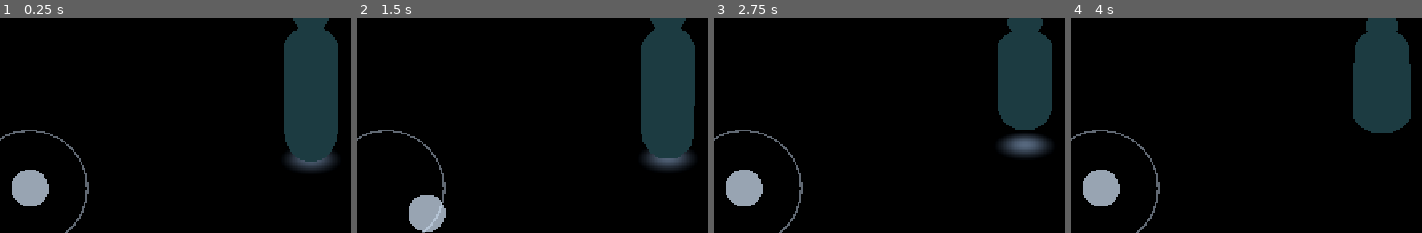
Above: before the commit, frames 1-4 (left to right).
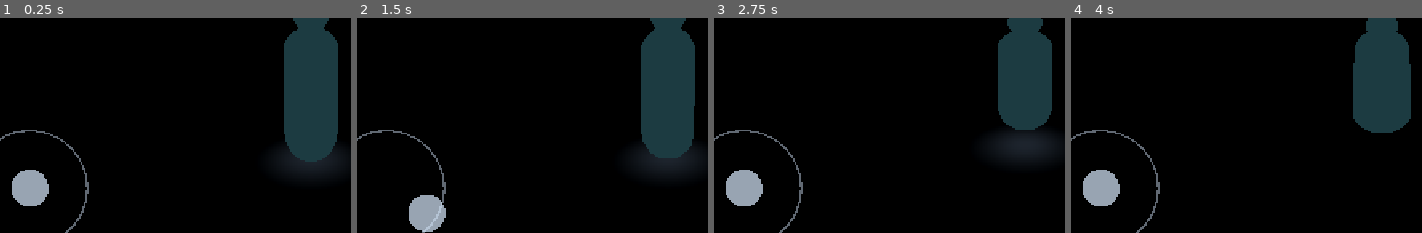
Above: after the commit, the same moments.

Repository: kostablankgl/shadow-of-the-king
Game: Godot game, scene res://main.tscn
The game is run twice, just before and just after one commit, with the same random seed, the same clock (stepped at 60 frames per second) and the same inputs.
Inputs (mouse positions are % of the whole screen's width and height, from its top left):
- Up to frame 1 (0.25 s): no input
- Up to frame 2 (1.5 s): tap Enter at 0.5 s; move the mouse to (74, 36) at 0.52 s; hold D 0.53-1.25 s; hold Ctrl 0.53-1.25 s; click (74, 36) at 0.67 s; tap Space at 0.77, 1.25 s; drag from (26, 48) to (43, 65) at 1.27 s
- Up to frame 3 (2.75 s): move the mouse to (60, 16) at 2.02 s; hold D from 2.03 s (still down); hold Ctrl from 2.03 s (still down)
- Up to frame 4 (4 s): release D at 2.75 s; release Ctrl at 2.75 s; tap Enter at 2.75 s; drag from (43, 65) to (15, 25) at 2.77 s; tap Space at 3.5, 3.77 s; move the mouse to (83, 59) at 3.52 s; hold A from 3.53 s (still down); hold Ctrl from 3.53 s (still down)
The pictures show only the part of the screen within x 5-55%, y 33-83%; the shares and areas given below are measured in that part.

The runs differ from the first frame. In frame 1, 0.4% of the frame differs, in the area x 79-98%, y 61-74%; in frame 2, 0.4%; in frame 3, 0.7%, in the area x 79-98%, y 52-67%; in frame 4, nothing differs.

Commit message:
Обновляет файлов: 5 (тексты, скрипты)

Diff:
--- a/echo_system.gd
+++ b/echo_system.gd
@@ -9,7 +9,7 @@
 const WAVE_WIDTH := 1.2
 const FRESH_TIME := 2.0
 const MEMORY_TIME := 18.0
-const CANE_RADIUS := 0.5
+const CANE_RADIUS := 1.0
 
 var _map_image: Image
 var _map_texture: ImageTexture
@@ -43,7 +43,8 @@
 	_reveal_material.set_shader_parameter("fresh_time", FRESH_TIME)
 	_reveal_material.set_shader_parameter("memory_time", MEMORY_TIME)
 	_reveal_material.set_shader_parameter("cane_radius", CANE_RADIUS)
-	_reveal_material.set_shader_parameter("player_position", _feet_position())
+	_reveal_material.set_shader_parameter("player_position", _head_position())
+	_reveal_material.set_shader_parameter("cane_position", _feet_position())
 
 func emit_echo(origin: Vector3) -> void:
 	if _reveal_material == null or _building:
@@ -58,7 +59,8 @@
 func _process(_delta: float) -> void:
 	if _reveal_material == null:
 		return
-	_reveal_material.set_shader_parameter("player_position", _feet_position())
+	_reveal_material.set_shader_parameter("player_position", _head_position())
+	_reveal_material.set_shader_parameter("cane_position", _feet_position())
 	if _building:
 		_cast_batch()
 	if _active:
@@ -72,6 +74,14 @@
 	if _player == null or not is_instance_valid(_player):
 		return Vector3.ZERO
 	return _player.global_position + Vector3(0.0, -0.9, 0.0)
+
+func _head_position() -> Vector3:
+	if _player == null or not is_instance_valid(_player):
+		return Vector3.ZERO
+	var head := _player.get_node_or_null("Visual/Head") as Node3D
+	if head != null:
+		return head.global_position
+	return _player.global_position + Vector3(0.0, 1.0, 0.0)
 
 func _cast_batch() -> void:
 	var space := get_world_3d().direct_space_state
--- a/reveal.gdshader
+++ b/reveal.gdshader
@@ -1,8 +1,11 @@
 shader_type spatial;
 render_mode unshaded, cull_back, depth_draw_opaque;
 
+#include "res://fresnel.gdshaderinc"
+
 uniform vec3 player_position = vec3(0.0);
-uniform float cane_radius = 0.5;
+uniform vec3 cane_position = vec3(0.0);
+uniform float cane_radius = 1.0;
 uniform float cane_strength = 0.8;
 uniform vec4 cane_color : source_color = vec4(0.55, 0.65, 0.78, 1.0);
 
@@ -15,7 +18,7 @@
 uniform float fresh_time = 2.0;
 uniform float memory_time = 18.0;
 uniform float max_distance = 18.0;
-uniform sampler2D visibility_map : filter_nearest, repeat_enable;
+uniform sampler2D visibility_map : filter_linear, repeat_enable;
 uniform bool echo_active = false;
 
 varying vec3 world_pos;
@@ -28,16 +31,14 @@
 
 void fragment() {
 	vec3 n = normalize(world_normal);
-	vec3 view_dir = normalize(CAMERA_POSITION_WORLD - world_pos);
-	float facing = abs(dot(n, view_dir));
-	float fresnel = pow(1.0 - facing, 1.5);
+	float fresnel = fresnel_rim(n, world_pos, player_position, 2.0);
 	float edge = smoothstep(0.12, 0.55, length(fwidth(n)));
-	float contour = clamp(0.15 + 0.55 * fresnel + 0.7 * edge, 0.0, 1.3);
-	float fresh_contour = clamp(0.45 + 0.55 * fresnel + 0.5 * edge, 0.0, 1.3);
-	float cane_contour = 0.35 + 0.65 * fresnel;
+	float contour = clamp(0.10 + 0.85 * fresnel + 0.9 * edge, 0.0, 1.5);
+	float fresh_contour = clamp(0.25 + 0.75 * fresnel + 0.7 * edge, 0.0, 1.5);
+	float cane_contour = 0.25 + 0.75 * fresnel;
 
-	float dist_player = length(world_pos - player_position);
-	float cane = (1.0 - smoothstep(0.0, cane_radius, dist_player)) * cane_strength;
+	float dist_cane = length(world_pos - cane_position);
+	float cane = (1.0 - smoothstep(0.0, cane_radius, dist_cane)) * cane_strength;
 	vec3 col = cane_color.rgb * cane * cane_contour;
 
 	if (echo_active) {
Not shown, added: fresnel.gdshaderinc
Not shown, added: fresnel.gdshaderinc.uid
Not shown, changed: MEMORIA.md
